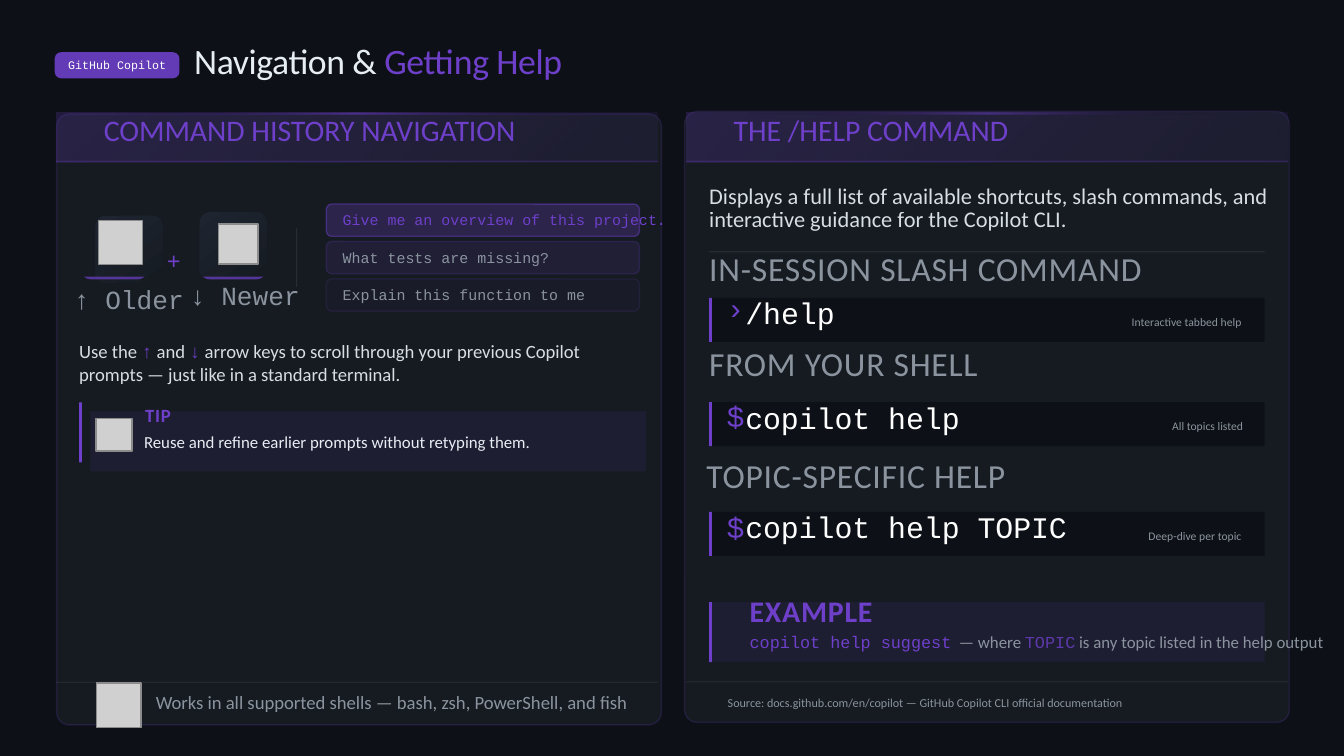
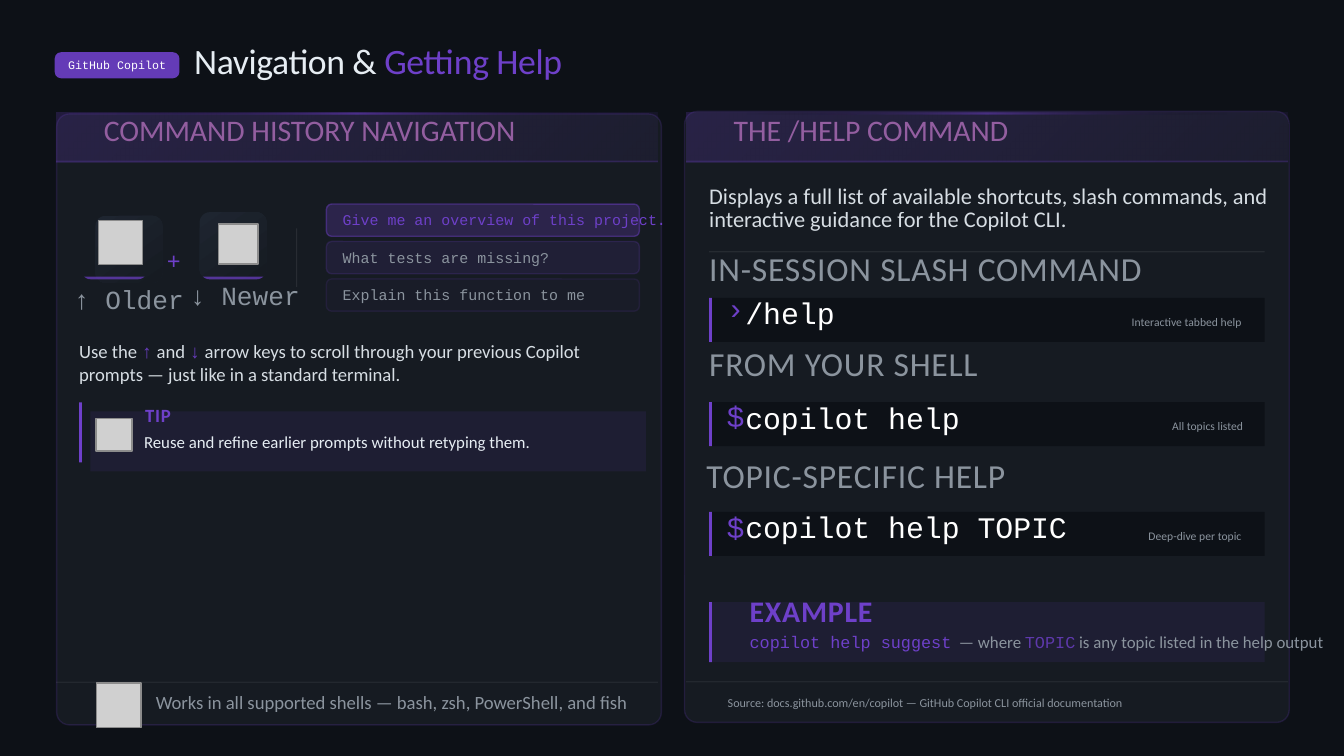
Before and after one commit to goldfish047/copilot_cli_workshop, a slide deck: slide 11 of docs/Getting Started with GitHub Copilot CLI.pptx. Drawn at 1344x756 pixels with LibreOffice and Linux fonts; fonts in the diff are those of the drawing; grey boxes stand for pictures; background and template pictures are left out. Boxes give left, top, right and bottom in pixels: in the first picture for what was removed or moved away, otherwise in the second. Text is boxed around its words. In the diff, an @@ line names an element or a change of style, - is before the commit and + after.

```diff
--- a/docs/Getting Started with GitHub Copilot CLI.pptx
+++ b/docs/Getting Started with GitHub Copilot CLI.pptx
@@ text "COMMAND HISTORY NAVIGATION" at box(104, 122, 515, 141): text colour #6E40C9 to #935EA0 @@
@@ text "THE /HELP COMMAND" at box(734, 120, 1008, 142): text colour #6E40C9 to #935EA0 @@
```
Also in this commit, not shown: 4 other slides changed.
